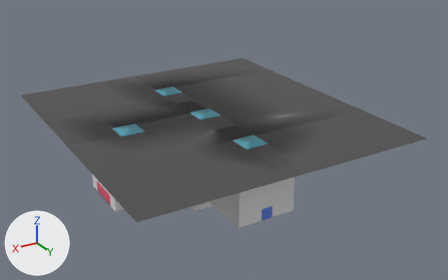
Two versions of the COLLADA model Assets/Prefabs/Temple.dae, one commit apart.
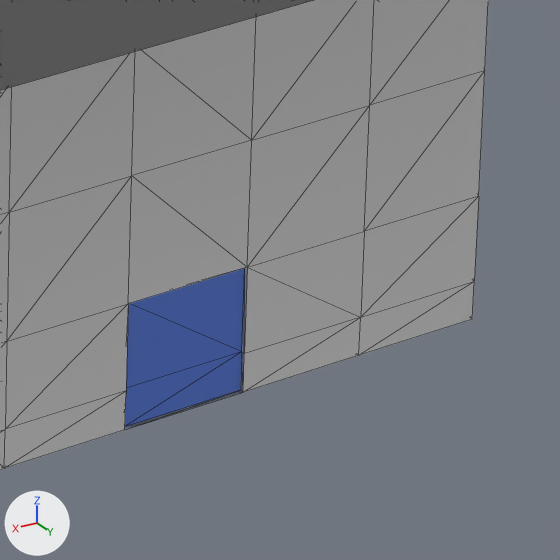
Each version appears first whole from a 50 mm lens placed at (62.2, 86.6, 48.6), pointed at (11.0, 1.2, 6.0), and next in a close-up on the part from 56% to 67% of the width and 65% to 83% of the height. Arrows for +X, +Y and +Z are at lower left; the lights stay in place. The close-ups show mesh edges as thin lines. Vertices at the same position are counted once.

Names of what the first close-up shows: 'MainTemple'.
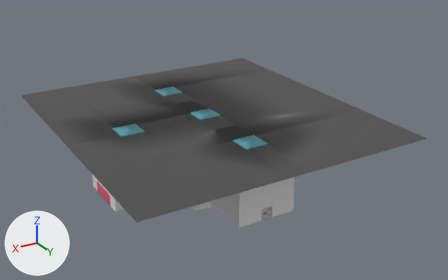
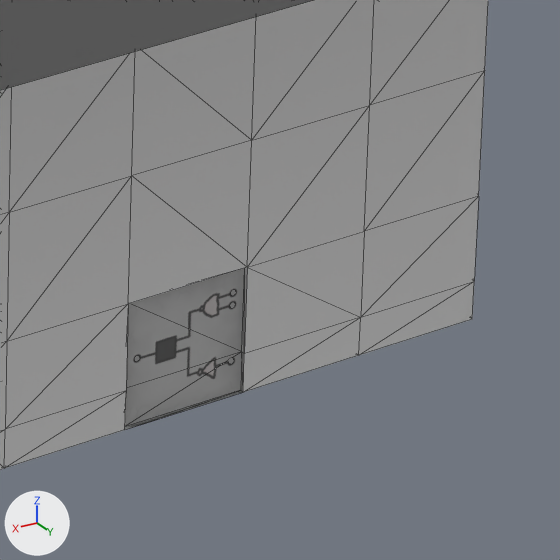
Diff of the bpy script that builds the scene:
```diff
--- a/Assets/Prefabs/Temple.dae.py
+++ b/Assets/Prefabs/Temple.dae.py
@@ img_room1_puzzle_texture_png @@
+img_room1_puzzle_texture_png = load_image('room1_puzzle_texture.png', '../Materials/LogicGates/room1_puzzle_texture.png', 256, 256, 'sRGB')
@@ mat_room1puzzle @@
 mat_room1puzzle = principled_material('Room1Puzzle')
-mat_room1puzzle.base_color = (0.106, 0.226, 0.8)  # blue #5c83e7
+mat_room1puzzle.texture = img_room1_puzzle_texture_png
@@ mat_redlight @@
+mat_redlight = principled_material('RedLight')
+mat_redlight.base_color = (0.8, 0.0, 0.00447)  # red #e7000e
@@ me_maintemple @@
 # used by ob_maintemple; location = (0.0, 0.0, 0.0)
-me_maintemple.from_pydata(...)  # 1744 vertices, 3502 faces; spans x -10.2..38.4, y -26.1..27.1, z -4.0..11.4
+me_maintemple.from_pydata(...)  # 1876 vertices, 3726 faces; spans x -10.2..38.4, y -26.1..27.1, z -4.0..11.4
+# me_maintemple part 1: 4 kept faces spanning x 13.0..15.0, y 18.9, z 0.0..2.0 get new texture (UV) coordinates
 me_maintemple.materials.append(mat_transparent)
@@ me_maintemple @@
 me_maintemple.materials.append(mat_greenlight)
+me_maintemple.materials.append(mat_blacklight)  # black #292929
+me_maintemple.materials.append(mat_redlight)  # red #e7000e
```

Pixel boxes [x1, y1, x2, y2] of what changed, in the close-ups (560 x 560 px):
'MainTemple', surface changed, reshaped (blue to grey)
    both: [0, 0, 488, 470]
part 1 of me_maintemple, surface changed (blue to grey)
    both: [125, 268, 245, 427]
